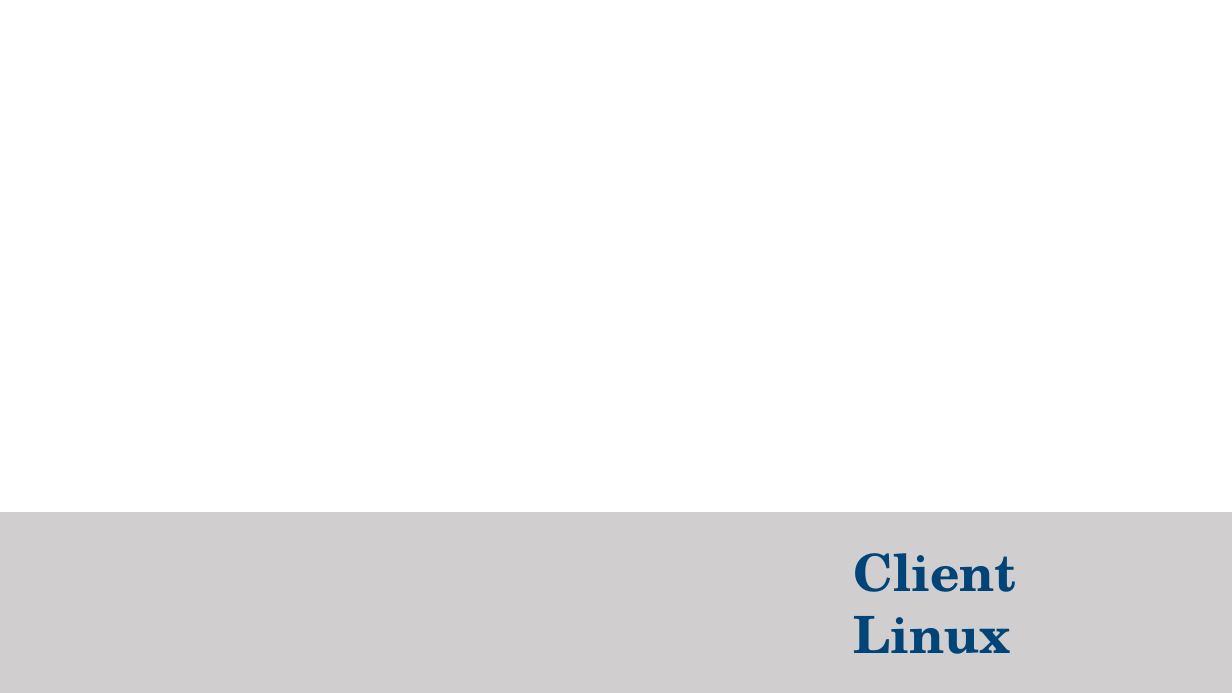
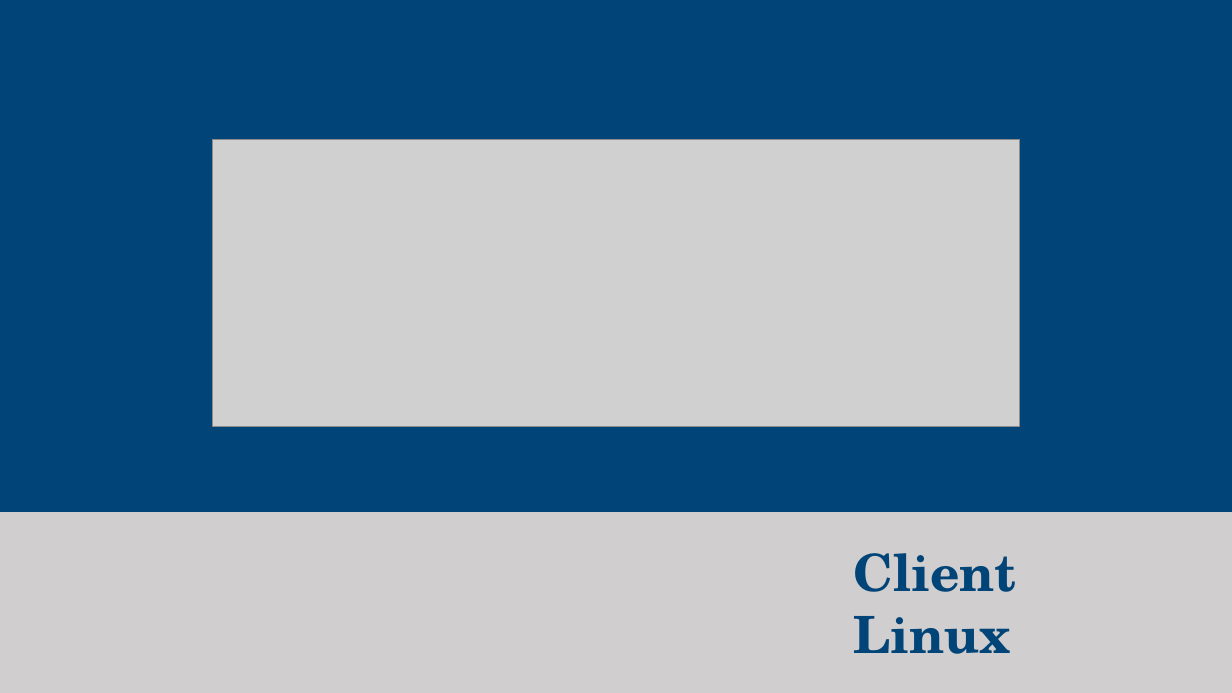
Before and after one commit to Nicolas-Gonzaga/ekranSystem, a slide deck: slide 15 of Gabriela/Documentação/Modelo de Apresentação - eKran 1.pptx (slide 12 before the commit). Drawn at 1232x693 pixels with LibreOffice and Linux fonts; fonts in the diff are those of the drawing; grey boxes stand for pictures. Boxes give left, top, right and bottom in pixels: in the first picture for what was removed or moved away, otherwise in the second. Text is boxed around its words. In the diff, an @@ line names an element or a change of style, - is before the commit and + after.

```diff
--- a/Gabriela/Documentação/Modelo de Apresentação - eKran 1.pptx
+++ b/Gabriela/Documentação/Modelo de Apresentação - eKran 1.pptx
@@ rectangle added at (0,0,1232,520), fill #004478 @@
@@ picture added at (213,140,1020,427) @@
```
Also in this commit, not shown: 5 other slides changed, 6 slides added, 4 slides removed.
